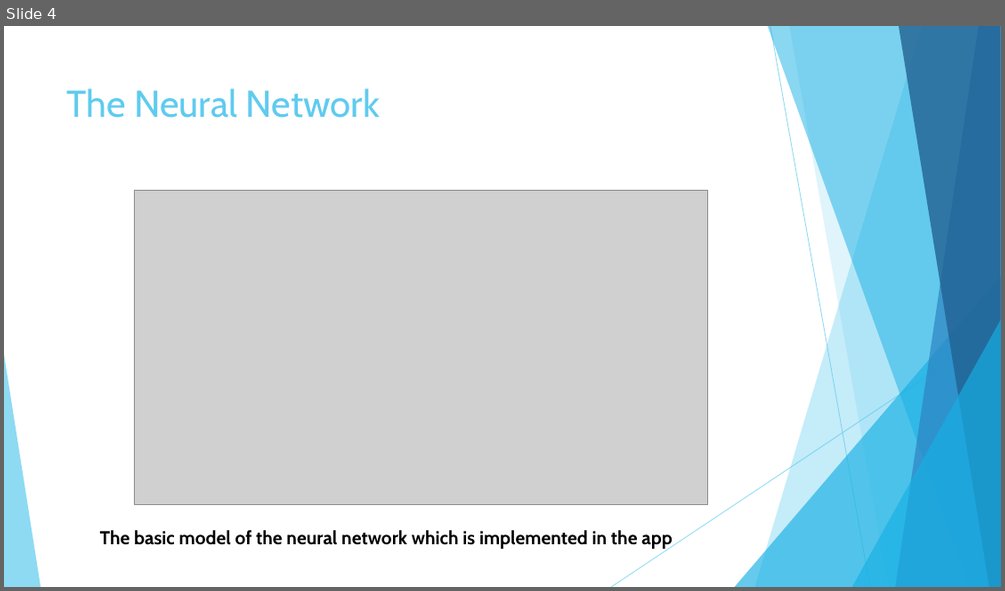
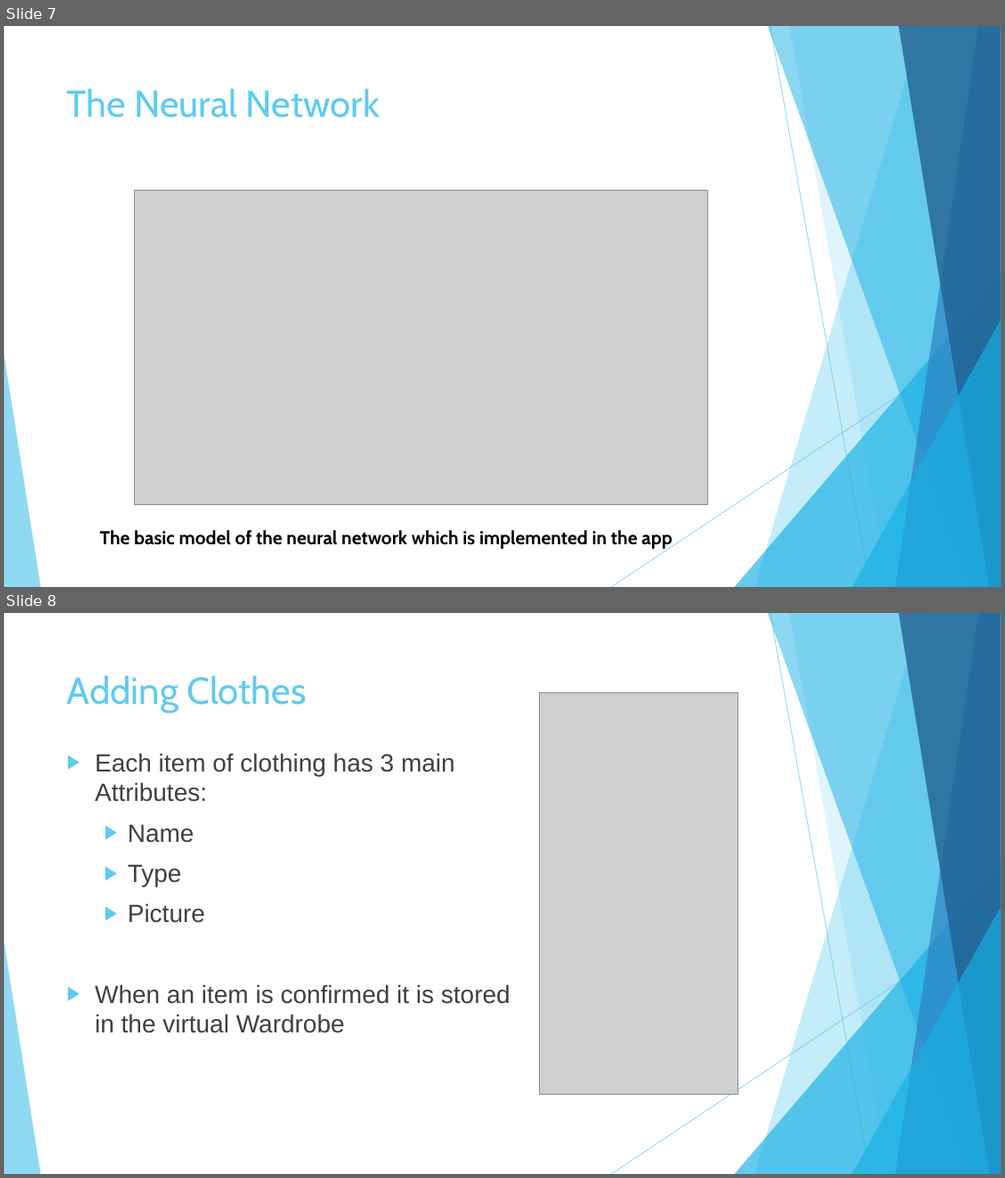
Before and after one commit to kmck712/FYP, a slide deck: porjectPosterThing.pptx. Shown one above the other, each under a label of ours: slide 4 before the commit, slides 7 and 8 after it. The pictures are 1005x591 and 1005x1178 pixels, drawn with LibreOffice and Linux fonts; fonts in the diff are those of the drawing; grey boxes stand for pictures. Boxes give left, top, right and bottom in pixels: in the first picture for what was removed or moved away, otherwise in the second. Text is boxed around its words. In the diff, an @@ line names an element or a change of style, - is before the commit and + after.

```diff
--- a/porjectPosterThing.pptx
+++ b/porjectPosterThing.pptx
@@ slide 8 added at [4,613,1001,1174], background #FFFFFF; not listed: 10 template elements that a slide beside it also shows @@
@@ title added at [67,675,306,713], 36 pt, text #5FCBEF @@
+Adding Clothes
@@ picture added at [540,692,738,1094] @@
@@ text added at [95,753,510,1033], 24 pt, text #404040 @@
+▶ Each item of clothing has 3 main Attributes:
+  ▶ Name
+  ▶ Type
+  ▶ Picture
+▶ When an item is confirmed it is stored in the virtual Wardrobe
@@ what was slide 4 is now slide 7 @@
```
Also in this commit, not shown: 2 slides changed, 9 other slides added, 2 slides removed, 17 other files.
